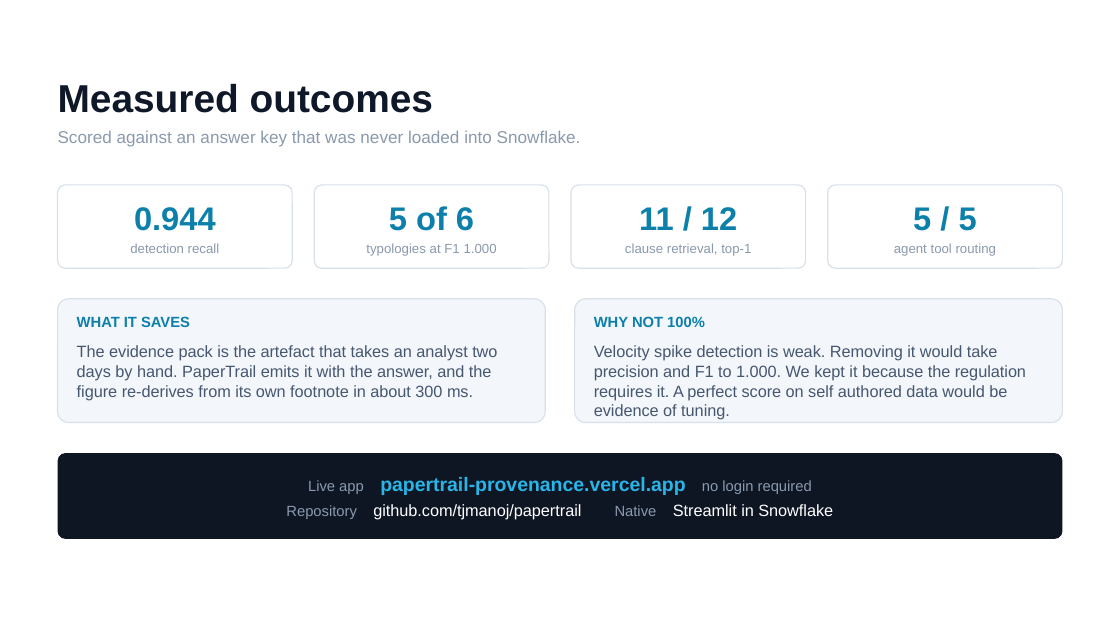
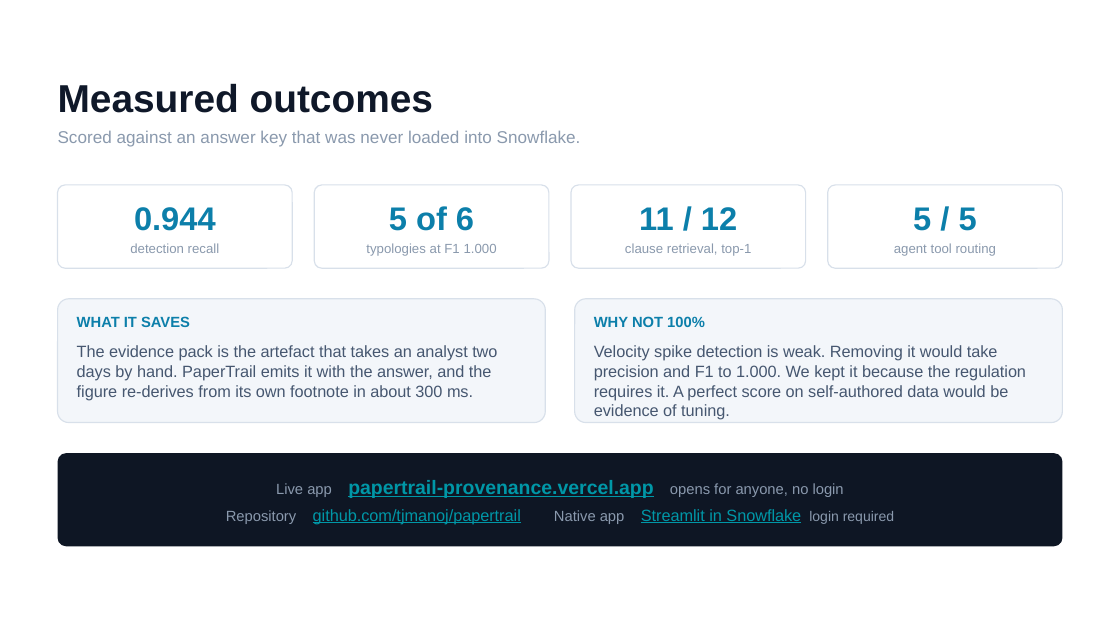
Before and after one commit to tjmanoj/papertrail, a slide deck: slide 5 of docs/submission/PaperTrail-Provenance-Prototype-Submission.pptx. Drawn at 1120x630 pixels with LibreOffice and Linux fonts; fonts in the diff are those of the drawing; background and template pictures are left out. Boxes give left, top, right and bottom in pixels: in the first picture for what was removed or moved away, otherwise in the second. Text is boxed around its words. In the diff, an @@ line names an element or a change of style, - is before the commit and + after.

Commit message:
Fix the Streamlit Prove page and make the deck links clickable
The Prove page was throwing a SQL compilation error on every load: it selected
and ordered by a column named QUESTION, but the experiment table has QUESTION_ID
and QUESTION_TEXT. Same mistake the snapshot script made earlier, caught there
and missed here. The Transactions tile was also wrapping mid-number in a
four-up row, so the column widths are now weighted.

Deck links were plain text. Live app, repository and the native Streamlit app
are now real hyperlinks. The native one is labelled as needing a login, since
sending a judge to a Snowflake sign-in without warning would be worse than not
linking it at all.

Wording pass: hyphenated Snowflake-native, third-party, mid-sized and
self-authored, named the 4.5M figure in the measurement footnote rather than
leaving it as the overstatement, and retitled the measurement slide to
Measured, not asserted.

```diff
--- a/docs/submission/PaperTrail-Provenance-Prototype-Submission.pptx
+++ b/docs/submission/PaperTrail-Provenance-Prototype-Submission.pptx
@@ text in rounded rectangle at (594, 345, 1026, 420): text changed @@
-Velocity spike detection is weak. Removing it would take precision and F1 to 1.000. We kept it because the regulation requires it. A perfect score on self authored data would be evidence of tuning.
+Velocity spike detection is weak. Removing it would take precision and F1 to 1.000. We kept it because the regulation requires it. A perfect score on self-authored data would be evidence of tuning.
@@ rounded rectangle "Live app papertrail-provenance.vercel.app opens for ...": place and size @@
-rounded rectangle "Live app papertrail-provenance.vercel.app opens for ..." at (57, 454, 1062, 540)
+rounded rectangle "Live app papertrail-provenance.vercel.app opens for ..." at (57, 454, 1062, 547)
@@ text in rounded rectangle at (276, 480, 894, 524): text changed; text colour #FFFFFF to #0097A7 @@
-Live app papertrail-provenance.vercel.app no login required
-Repository github.com/tjmanoj/papertrail Native Streamlit in Snowflake
+Live app papertrail-provenance.vercel.app opens for anyone, no login
+Repository github.com/tjmanoj/papertrail Native app Streamlit in Snowflake login required
```
Also in this commit, not shown: 3 other slides changed, 4 other files.
